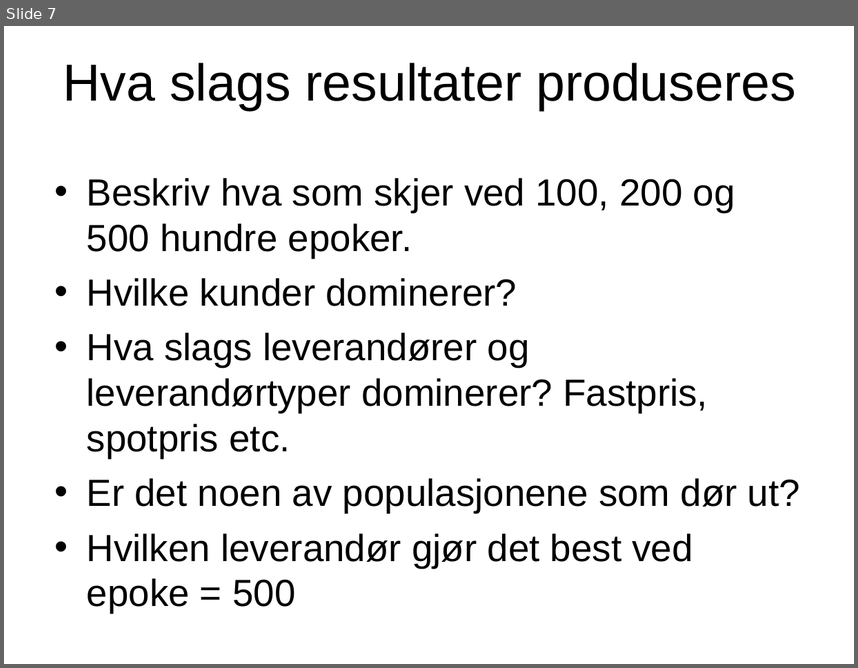
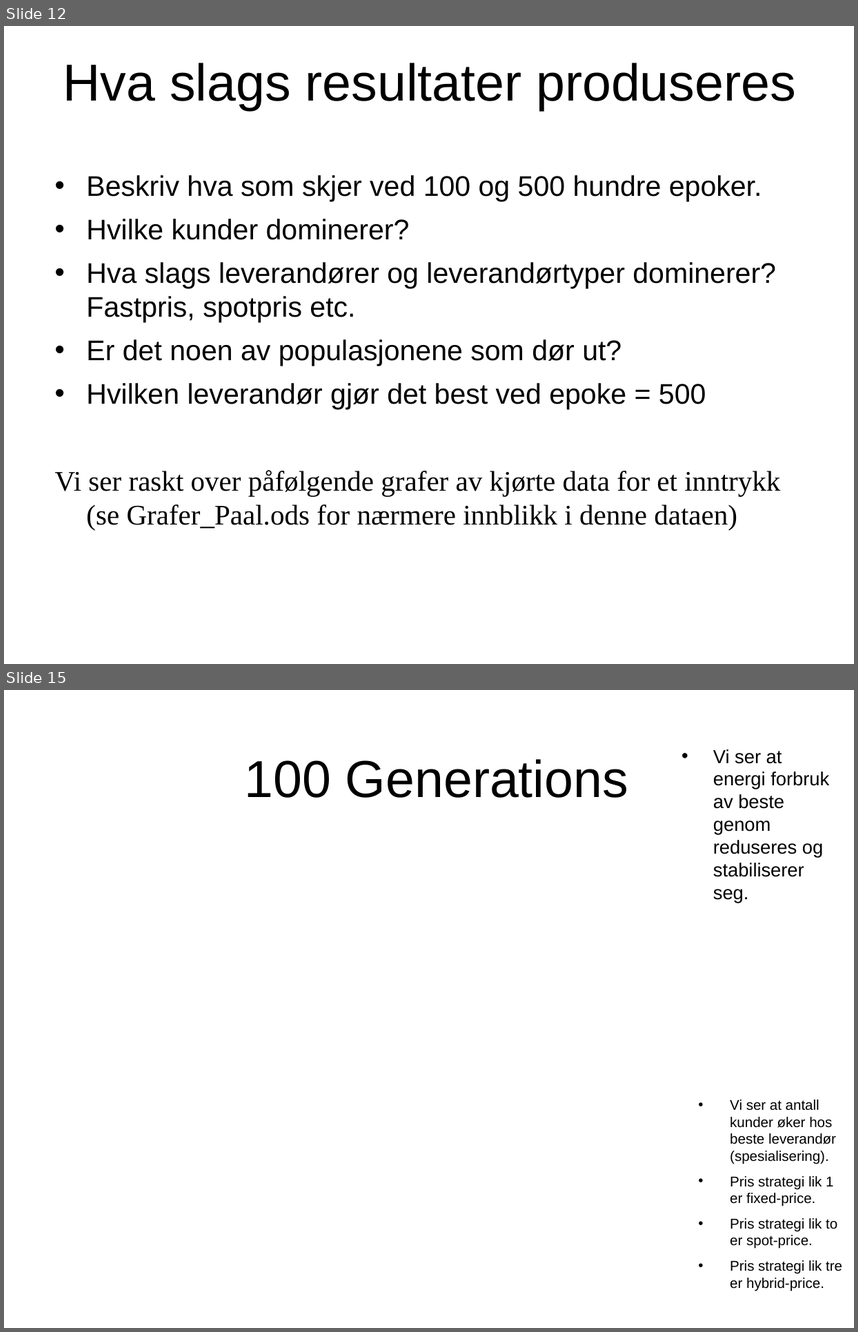
Before and after one commit to ptrefall/ste6246tradingagent, a slide deck: doc/4D_slides_Paal.ppt. Shown one above the other, each under a label of ours: slide 7 before the commit, slides 12 and 15 after it; the slides between them are not shown. The pictures are 858x668 and 858x1332 pixels, drawn with LibreOffice and Linux fonts; fonts in the diff are those of the drawing; background and template pictures are left out. Boxes give left, top, right and bottom in pixels: in the first picture for what was removed or moved away, otherwise in the second. Text is boxed around its words. In the diff, an @@ line names an element or a change of style, - is before the commit and + after.

```diff
--- a/doc/4D_slides_Paal.ppt
+++ b/doc/4D_slides_Paal.ppt
@@ slide 15 added at bbox=[4, 690, 854, 1328], background picture (left out) @@
@@ text added at bbox=[713, 749, 829, 903], 16 pt, text #000000 @@
+• Vi ser at energi forbruk av beste genom reduseres og stabiliserer seg.
@@ text added at bbox=[244, 759, 628, 798], 44 pt, text #000000 @@
+100 Generations
@@ text added at bbox=[730, 1099, 842, 1291], 12 pt, text #000000 @@
+• Vi ser at antall kunder øker hos beste leverandør (spesialisering).
+• Pris strategi lik 1 er fixed-price.
+• Pris strategi lik to er spot-price.
+• Pris strategi lik tre er hybrid-price.
@@ what was slide 7 is now slide 12 @@
@@ slide 12 changed as well @@
@@ text at bbox=[86, 175, 762, 202]: text changed; size 32 to 24 pt @@
-• Beskriv hva som skjer ved 100, 200 og 500 hundre epoker.
+• Beskriv hva som skjer ved 100 og 500 hundre epoker.
@@ text at bbox=[86, 219, 776, 410]: size 32 to 24 pt in "Hvilke kunder dominerer?", "Hva slags leverandører og leverandørtyper dominerer? Fastpri ...", "Er det noen av populasjonene som dør ...", "Hvilken leverandør gjør det best ved epoke ..." @@
@@ text at bbox=[55, 470, 780, 530]: paragraph added @@
+Vi ser raskt over påfølgende grafer av kjørte data for et inntrykk (se Grafer_Paal.ods for nærmere innblikk i denne dataen)
```
Also in this commit, not shown: 5 other slides changed, 14 other slides added, 11 slides removed, 1 other file.
